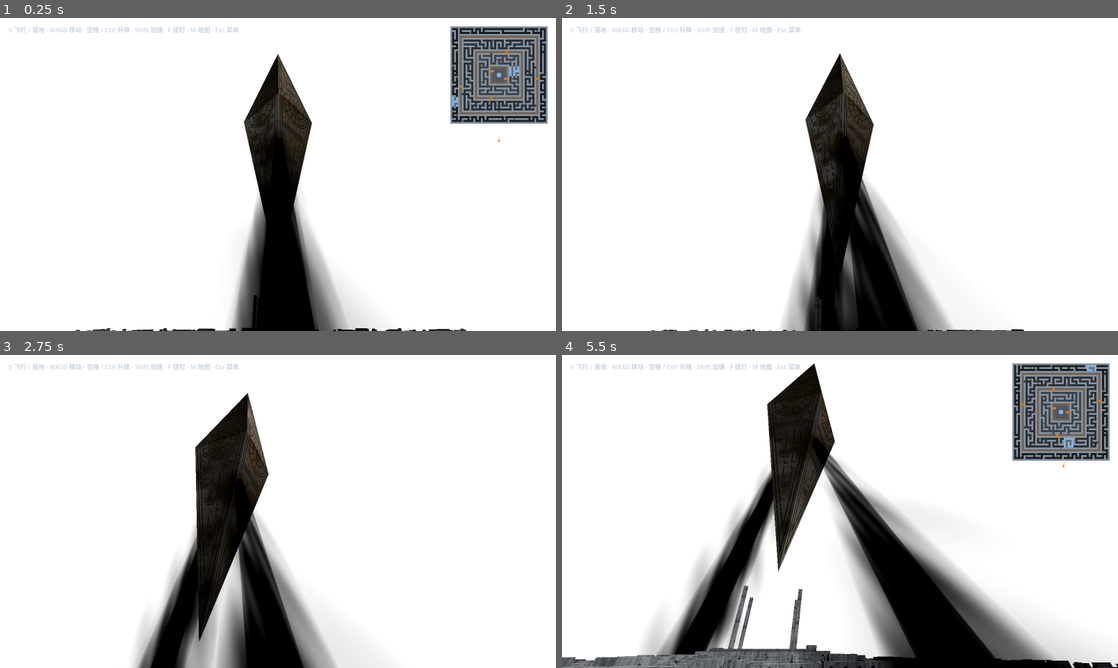
Above: before the commit, frames 1-4 (two rows, left to right).
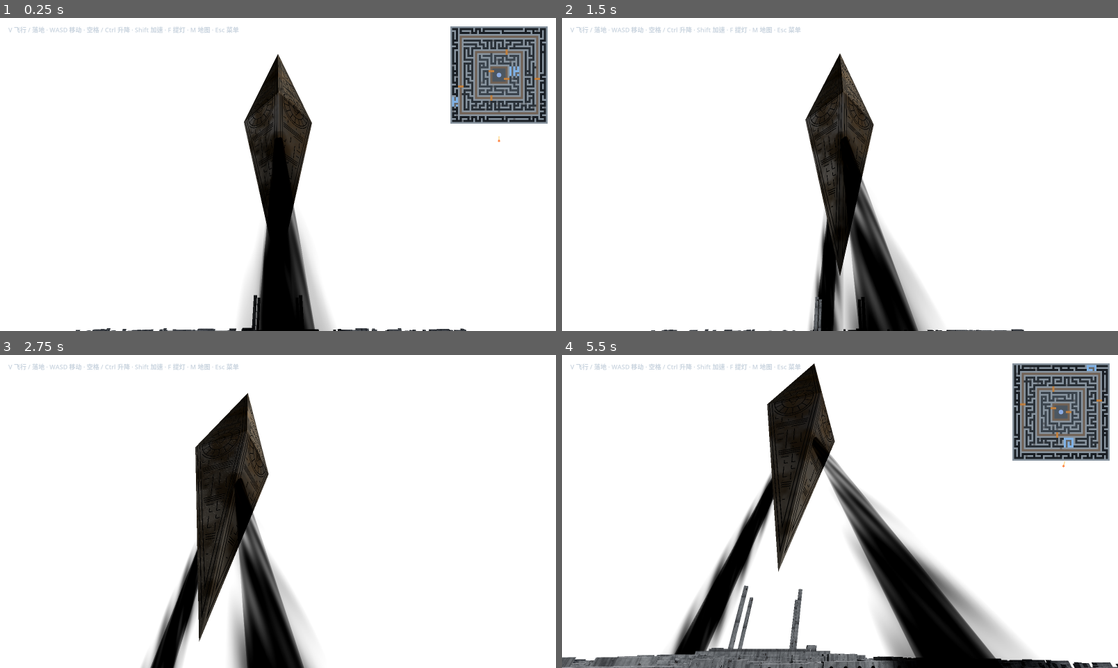
Above: after the commit, the same moments.

Repository: imelonkid/leviathan
Game: Godot game, scene res://main.tscn
The game is run twice, just before and just after one commit, with the same random seed, the same clock (stepped at 60 frames per second) and the same inputs.
Inputs (mouse positions are in pixels of both pictures, inside the frame that each line leads up to):
- Up to frame 1 (0.25 s): no input
- Up to frame 2 (1.5 s): tap Enter at 0.5 s; move the mouse to (867, 174) at 0.52 s; hold W from 0.53 s (still down); tap M at 0.6 s; tap Space at 0.77 s; move the mouse to (812, 174) at 1.27 s; tap R at 1.35 s
- Up to frame 3 (2.75 s): keep holding W; tap Space at 1.52 s; move the mouse to (289, 505) at 2.02 s; tap F at 2.1 s
- Up to frame 4 (5.5 s): keep holding W; move the mouse to (834, 517) at 2.77 s; tap V at 2.85 s; tap Space at 3.02, 3.77, 4.52 s; move the mouse to (878, 514) at 3.52 s; hold Shift 3.53-4.28 s; move the mouse to (795, 508) at 4.27 s; tap Ctrl at 4.35 s; move the mouse to (845, 511) at 5.02 s; tap M at 5.1 s

The runs differ from the first frame. In frame 1, 4.2% of the frame differs, in the area x 25-79%, y 55-100%; in frame 2, 6.3%; in frame 3, 7.5%; in frame 4, 13%, in the area x 14-100%, y 31-100%.

Commit message:
feat(scene): 黑光去掉外层暗晕，只留内层
被扫中的判定改按主体锥面的外缘，和看到的光束范围一致

Co-Authored-By: Claude Opus 5.5 <noreply@anthropic.com>

Diff:
--- a/scripts/leviathan.gd
+++ b/scripts/leviathan.gd
@@ -9,10 +9,9 @@
 const BEAM_LEN := 420.0
 const BEAM_COUNT := 2
 const BEAM_DIP := 66.0           # 光束从水平往下的角度：从 250 米高空斜射，落地处离中心约 110 米，扫过迷宫各层
-const BEAM_CONES := [            # 每束由三层锥体叠成：[起点半径, 远端半径, 不透明度, 锐度]
+const BEAM_CONES := [            # 每束由两层锥体叠成：[起点半径, 远端半径, 不透明度, 锐度]
 	[2.5, 16.0, 1.0, 0.5],       # 实心的芯
 	[5.0, 34.0, 1.0, 1.4],       # 主体
-	[10.0, 75.0, 0.6, 1.0],      # 外面的暗晕
 ]
 const BEAM_SPEED := 0.12         # 光束旋转的角速度（弧度/秒），约 52 秒转一圈
 const BODY_LAYER := 2            # 本体单独放一个渲染层，专属主光只照它
@@ -87,8 +86,8 @@
 
 
 ## 黑光：从腰部射出两束，方向相反，以固定的俯角稳定旋转，像探照灯一样扫过迷宫。
-## 每束是一个越往外越宽的锥体：正中浓黑、边缘渐淡、远端消散，里面有往外流动的暗纹，
-## 外面再罩一层更宽更淡的暗晕——是“黑色的光”，不是黑棍子。
+## 每束是一个越往外越宽的锥体：正中浓黑、边缘渐淡、远端消散，里面有往外流动的暗纹
+## ——是“黑色的光”，不是黑棍子。
 ## （不再套黑色雾体：长圆柱在近处的体积雾里会切出生硬的黑边）
 func _build_beams() -> void:
 	beam_pivot = Node3D.new()
@@ -159,7 +158,7 @@
 	beam_pivot.rotate_y(delta * BEAM_SPEED)
 
 
-## 某一点被黑光照到的程度（0～1）：在光锥的芯里是 1，到暗晕外缘降到 0。
+## 某一点被黑光照到的程度（0～1）：在光锥中心是 1，到主体外缘降到 0。
 ## main 用它给镜头加“被黑光打中”的画面和声音
 func beam_exposure(p: Vector3) -> float:
 	var best := 0.0
@@ -172,7 +171,7 @@
 			continue
 		var k := along / BEAM_LEN
 		var radial := (v - dir * along).length()
-		var inner := lerpf(BEAM_CONES[1][0], BEAM_CONES[1][1], k) * 0.6
-		var outer := lerpf(BEAM_CONES[2][0], BEAM_CONES[2][1], k)
+		var outer := lerpf(BEAM_CONES[1][0], BEAM_CONES[1][1], k)
+		var inner := outer * 0.5
 		best = maxf(best, 1.0 - smoothstep(inner, outer, radial))
 	return best
Not shown, changed: ROADMAP.md
